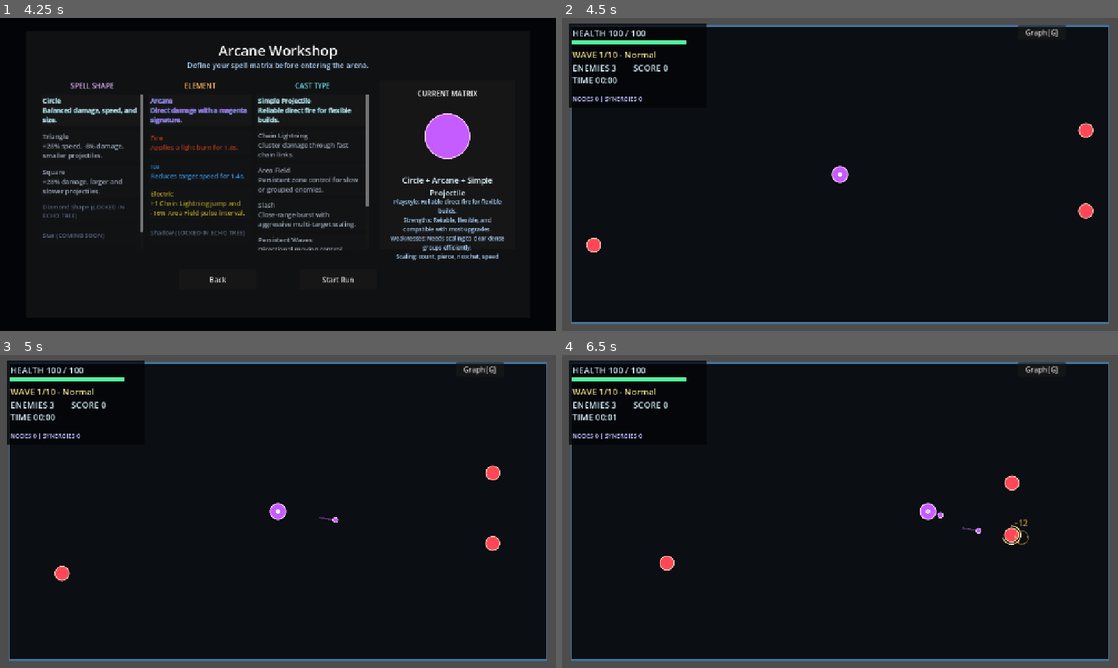
Above: before the commit, frames 1-4 (two rows, left to right).
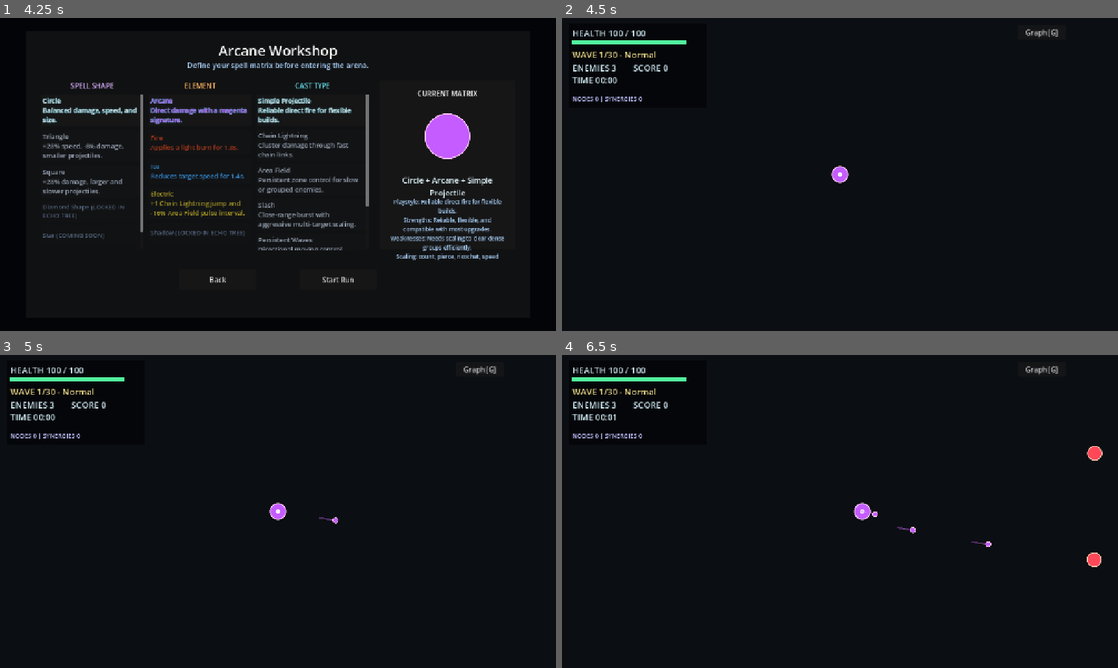
Above: after the commit, the same moments.

Repository: Gustavo-Wallace/nodecaster-arena
Game: Godot game, scene res://scenes/ui/main_menu.tscn
Same seed, same stepped clock (60 frames per second), same inputs: the game is played once before the commit and once after it.
Inputs (mouse positions are in pixels of both pictures, inside the frame that each line leads up to):
- Up to frame 1 (4.25 s): click "Play" at 0.5 s; click "Choose" at 1.25 s; click "Persistent Waves Directional …" at 2 s; click "Persistent Waves Directional …" at 2.75 s; click "Persistent Waves Directional …" at 3.5 s
- Up to frame 2 (4.5 s): click "Start Run" at 4.25 s
- Up to frame 3 (5 s): no input
- Up to frame 4 (6.5 s): click "Graph [G]" at 5 s; tap Enter at 5.75 s; move the mouse to (962, 495) at 5.77 s; hold D from 5.78 s (still down); tap G at 5.85 s

Frame 1 is identical in both runs. In frame 2, 9.2% of the frame differs, in the area x 0-100%, y 0-100%; in frame 3, 9.2%; in frame 4, 9.9%.

Commit message:
expande run para endgame caotico

Diff:
--- a/scripts/game/game.gd
+++ b/scripts/game/game.gd
@@ -33,14 +33,15 @@
 @export var arena_position: Vector2 = Vector2(96.0, 72.0)
 @export var arena_size: Vector2 = Vector2(1088.0, 576.0)
 @export var arena_padding: Vector2 = Vector2(22.0, 18.0)
+@export var arena_world_scale: float = 1.5
 @export var auto_fire_interval: float = 0.45
-@export var min_auto_fire_interval: float = 0.16
+@export var min_auto_fire_interval: float = 0.11
 @export var projectile_damage: int = 12
 @export var projectile_speed: float = 520.0
 @export var projectile_count: int = 1
-@export var max_projectile_count: int = 5
-@export var max_projectile_pierce: int = 6
-@export var max_projectile_bounces: int = 5
+@export var max_projectile_count: int = 18
+@export var max_projectile_pierce: int = 20
+@export var max_projectile_bounces: int = 16
 @export var projectile_spread_degrees: float = 12.0
 @export var projectile_pierce: int = 0
 @export var projectile_bounce: int = 0
@@ -51,9 +52,9 @@
 @export var chain_jump_range: float = 185.0
 # max_hits inclui o primeiro alvo: a cadeia base nunca atinge mais de tres inimigos.
 @export var chain_max_hits: int = 3
-@export var chain_max_hits_cap: int = 8
-@export var chain_max_jump_range: float = 320.0
-@export var chain_min_cast_interval: float = 0.55
+@export var chain_max_hits_cap: int = 24
+@export var chain_max_jump_range: float = 560.0
+@export var chain_min_cast_interval: float = 0.2
 @export var chain_cast_interval_multiplier: float = 1.45
 @export var chain_damage_falloff: float = 0.65
 @export var chain_base_damage_multiplier: float = 0.68
@@ -64,11 +65,11 @@
 @export var area_tick_interval: float = 0.5
 @export var area_tick_damage_multiplier: float = 0.35
 @export var area_cast_interval_multiplier: float = 1.6
-@export var area_min_cast_interval: float = 0.8
-@export var area_max_active: int = 4
-@export var area_max_duration: float = 5.0
-@export var area_min_tick_interval: float = 0.25
-@export var area_max_size_multiplier: float = 2.5
+@export var area_min_cast_interval: float = 0.25
+@export var area_max_active: int = 12
+@export var area_max_duration: float = 12.0
+@export var area_min_tick_interval: float = 0.12
+@export var area_max_size_multiplier: float = 5.0
 @export var slash_range: float = 260.0
 @export var slash_damage_multiplier: float = 1.15
 @export var slash_cast_interval_multiplier: float = 1.45
@@ -76,10 +77,10 @@
 @export var slash_width: float = 10.0
 @export var slash_targets: int = 1
 @export var slash_visual_duration: float = 0.16
-@export var slash_min_cast_interval: float = 0.45
-@export var slash_max_targets: int = 6
-@export var slash_max_range: float = 520.0
-@export var slash_max_size_multiplier: float = 2.5
+@export var slash_min_cast_interval: float = 0.16
+@export var slash_max_targets: int = 20
+@export var slash_max_range: float = 1000.0
+@export var slash_max_size_multiplier: float = 5.0
 @export var wave_range: float = 500.0
 @export var wave_speed: float = 340.0
 @export var wave_lifetime: float = 1.4
@@ -88,27 +89,27 @@
 @export var wave_width: float = 70.0
 @export var wave_length: float = 28.0
 @export var wave_hit_cooldown_per_enemy: float = 0.35
-@export var max_active_waves: int = 3
-@export var wave_min_cast_interval: float = 0.55
-@export var wave_max_width: float = 180.0
-@export var wave_max_lifetime: float = 3.0
-@export var wave_max_active: int = 5
-@export var wave_max_speed: float = 620.0
-@export var wave_min_hit_cooldown_per_enemy: float = 0.18
-@export var summon_lifetime: float = 7.0
+@export var max_active_waves: int = 5
+@export var wave_min_cast_interval: float = 0.2
+@export var wave_max_width: float = 420.0
+@export var wave_max_lifetime: float = 8.0
+@export var wave_max_active: int = 12
+@export var wave_max_speed: float = 1100.0
+@export var wave_min_hit_cooldown_per_enemy: float = 0.08
+@export var summon_lifetime: float = 8.0
 @export var summon_attack_range: float = 280.0
-@export var summon_attack_interval: float = 0.9
-@export var summon_damage_multiplier: float = 0.35
+@export var summon_attack_interval: float = 0.72
+@export var summon_damage_multiplier: float = 0.48
 @export var summon_cast_interval_multiplier: float = 1.8
-@export var summon_max_active: int = 2
+@export var summon_max_active: int = 3
 @export var summon_spawn_radius: float = 70.0
 @export var summon_move_speed: float = 140.0
-@export var summon_min_cast_interval: float = 0.8
-@export var summon_max_active_cap: int = 6
-@export var summon_max_lifetime: float = 14.0
-@export var summon_min_attack_interval: float = 0.35
-@export var summon_max_attack_range: float = 480.0
-@export var summon_max_damage_multiplier: float = 1.2
+@export var summon_min_cast_interval: float = 0.3
+@export var summon_max_active_cap: int = 12
+@export var summon_max_lifetime: float = 24.0
+@export var summon_min_attack_interval: float = 0.18
+@export var summon_max_attack_range: float = 720.0
+@export var summon_max_damage_multiplier: float = 2.0
 @export var base_enemies_per_wave: int = 1
 @export var enemies_added_per_wave: int = 2
 @export var wave_interval: float = 2.0
@@ -117,9 +118,10 @@
 @export var fallback_enemy_score_value: int = 10
 @export var spawn_edge_padding: float = 28.0
 @export var min_spawn_distance_from_player: float = 180.0
-@export var max_run_wave: int = 10
-@export var miniboss_wave: int = 5
-@export var boss_wave: int = 10
+@export var max_run_wave: int = 30
+@export var miniboss_wave: int = 10
+@export var elite_miniboss_wave: int = 20
+@export var boss_wave: int = 30
 
 var player: Node2D
 var hud: Control
@@ -229,6 +231,7 @@
 func _process(delta: float) -> void:
 	if not _run_finished:
 		run_time_seconds += delta
+		_update_camera_position(delta)
 		_update_unstable_field(delta)
 		var opening_charge_was_active := _opening_charge_time_left > 0.0
 		_opening_charge_time_left = maxf(_opening_charge_time_left - delta, 0.0)
@@ -275,11 +278,8 @@
 
 func _configure_arena_to_viewport() -> void:
 	var viewport_size := get_viewport_rect().size
-	var safe_size := Vector2(
-		maxf(viewport_size.x - arena_padding.x * 2.0, 320.0),
-		maxf(viewport_size.y - arena_padding.y * 2.0, 240.0)
-	)
-	arena_position = arena_padding
+	var safe_size := Vector2(maxf(viewport_size.x * arena_world_scale, 480.0), maxf(viewport_size.y * arena_world_scale, 360.0))
+	arena_position = (viewport_size - safe_size) * 0.5
 	arena_size = safe_size
 	arena_rect = Rect2(arena_position, arena_size)
 
@@ -397,21 +397,14 @@
 		return "boss"
 	if wave_number == miniboss_wave:
 		return "mini_boss"
+	if wave_number == elite_miniboss_wave:
+		return "mini_boss"
 
 	return "normal"
 
 
 func _create_wave_enemy_counts() -> Dictionary:
-	return {
-		1: 3,
-		2: 4,
-		3: 6,
-		4: 7,
-		6: 9,
-		7: 10,
-		8: 11,
-		9: 12,
-	}
+	return {}
 
 
 func _create_run_stats() -> Dictionary:
@@ -649,10 +642,13 @@
 	match current_wave_type:
 		"mini_boss":
 			_spawn_enemy(PENTAGON_MINIBOSS_SCENE, arena_rect.get_center() + Vector2(0.0, -120.0))
-			for _index in range(2):
+			var support_count := 8 if current_wave < elite_miniboss_wave else 22
+			for _index in range(support_count):
 				_spawn_enemy(CIRCLE_CHASER_SCENE, _get_spawn_position_near_arena_edge())
 		"boss":
 			_spawn_enemy(HEXAGON_BOSS_SCENE, arena_rect.get_center() + Vector2(0.0, -110.0))
+			for _index in range(70):
+				_spawn_enemy(_choose_enemy_scene_from_pool(_get_enemy_pool_for_wave(current_wave, 14)), _get_spawn_position_near_arena_edge())
 		_:
 			var enemy_scenes := _build_enemy_scenes_for_wave(current_wave)
 			for enemy_scene in enemy_scenes:
@@ -663,7 +659,8 @@
 	if _wave_enemy_counts.has(wave_number):
 		return int(_wave_enemy_counts[wave_number])
 
-	return base_enemies_per_wave + wave_number * enemies_added_per_wave
+	var progress: float = clampf(float(wave_number - 1) / float(maxi(max_run_wave - 1, 1)), 0.0, 1.0)
+	return clampi(int(round(3.0 + pow(progress, 1.45) * 102.0)), 3, 105)
 
 
 func _build_enemy_scenes_for_wave(wave_number: int) -> Array[PackedScene]:
@@ -777,19 +774,20 @@
 
 
 func _apply_wave_scaling_to_enemy(enemy: Node) -> void:
-	if current_wave_type != "normal":
-		return
-
-	var wave_bonus := maxi(current_wave - 1, 0)
+	var progress: float = clampf(float(current_wave - 1) / float(maxi(max_run_wave - 1, 1)), 0.0, 1.0)
 	var base_health = enemy.get("max_health")
 	var base_speed = enemy.get("speed")
 
 	if base_health != null:
-		var scaled_health := int(base_health) + wave_bonus * enemy_health_per_wave
+		var scaled_health := int(round(float(base_health) * (1.0 + progress * 1.65)))
+		if current_wave_type == "mini_boss" and current_wave >= elite_miniboss_wave:
+			scaled_health = int(round(float(scaled_health) * 1.45))
+		elif current_wave_type == "boss":
+			scaled_health = int(round(float(scaled_health) * 1.35))
 		scaled_health = maxi(1, int(round(float(scaled_health) * float(current_wave_modifier.get("health_multiplier", 1.0)))))
 		enemy.set("max_health", scaled_health)
 	if base_speed != null:
-		var scaled_speed := float(base_speed) + float(wave_bonus) * enemy_speed_per_wave
+		var scaled_speed := float(base_speed) * (1.0 + progress * 0.5)
 		scaled_speed *= float(current_wave_modifier.get("speed_multiplier", 1.0))
 		enemy.set("speed", scaled_speed)
 
@@ -2042,6 +2040,12 @@
 
 
 func _get_wave_title(wave_type: String) -> String:
+	if current_wave == 10:
+		return "Distortion Rising"
+	if current_wave == 20:
+		return "Reality Fracturing"
+	if current_wave == 30:
+		return "Final Convergence"
 	match wave_type:
 		"mini_boss":
 			return "Mini-Boss"
@@ -2371,6 +2375,16 @@
 	camera.make_current()
 
 
+func _update_camera_position(delta: float) -> void:
+	if not is_instance_valid(camera) or not is_instance_valid(player):
+		return
+	var viewport_half: Vector2 = get_viewport_rect().size * 0.5
+	var desired: Vector2 = player.global_position
+	desired.x = clampf(desired.x, arena_rect.position.x + viewport_half.x, arena_rect.end.x - viewport_half.x)
+	desired.y = clampf(desired.y, arena_rect.position.y + viewport_half.y, arena_rect.end.y - viewport_half.y)
+	camera.position = camera.position.lerp(desired, clampf(delta * 5.5, 0.0, 1.0))
+
+
 func _start_camera_shake(duration: float, strength: float) -> void:
 	_camera_shake_duration = duration
 	_camera_shake_time_left = duration
@@ -2502,6 +2516,7 @@
 
 	_clear_projectiles()
 	_clear_area_spells()
+	_clear_persistent_waves()
 	_clear_summons()
 
 
@@ -2521,6 +2536,13 @@
 	_active_area_spells.clear()
 
 
+func _clear_persistent_waves() -> void:
+	for wave in _active_persistent_waves:
+		if is_instance_valid(wave):
+			wave.queue_free()
+	_active_persistent_waves.clear()
+
+
 func _clear_summons() -> void:
 	for echo in _active_summons:
 		if is_instance_valid(echo):
--- a/scripts/game/run_upgrade_data.gd
+++ b/scripts/game/run_upgrade_data.gd
@@ -54,7 +54,7 @@
 			"id": "initial_fragmentation", "name": "Initial Fragmentation", "description": "+1 projectile per cast in a spread.",
 			"category": "projectile", "branch": "form", "effect_type": "projectile_count", "node_label": "Fragment",
 			"compatible_deliveries": playable_delivery_ids, "values": {"projectile_count_bonus": 1},
-			"max_stacks_by_delivery": {"simple_projectile": 4, "chain_lightning": 2, "area": 3, "slash": 3, "persistent_waves": 3, "summon": 4},
+			"max_stacks_by_delivery": {"simple_projectile": 16, "chain_lightning": 12, "area": 12, "slash": 12, "persistent_waves": 12, "summon": 9},
 			"delivery_effects": {
 				"chain_lightning": {"name": "Extra Link", "description": "Hits +1 total target per chain. 2 stack limit.", "impact_text": "+1 maximum target"},
 				"area": {"name": "Field Size", "description": "Increases Area Field size. 3 stack limit.", "impact_text": "+18% Area size"},
@@ -66,7 +66,7 @@
 		{
 			"id": "piercing", "name": "Piercing", "description": "Projectiles pass through +1 enemy.",
 			"category": "projectile", "branch": "form", "effect_type": "projectile_pierce", "node_label": "Pierce", "unlock_id": "upgrade_piercing",
-			"values": {"pierce_bonus": 1}, "max_stacks_by_delivery": {"simple_projectile": 6, "chain_lightning": 3},
+			"values": {"pierce_bonus": 1}, "max_stacks_by_delivery": {"simple_projectile": 18, "chain_lightning": 12},
 			"compatible_deliveries": ["simple_projectile", "chain_lightning"],
 			"delivery_effects": {
 				"chain_lightning": {"name": "Reduced Falloff", "description": "Each jump retains more damage. 3 stack limit.", "impact_text": "+5% damage retained per jump"},
@@ -75,7 +75,7 @@
 		{
 			"id": "ricochet", "name": "Ricochet", "description": "Projectiles ricochet +1 time from arena edges.",
 			"category": "projectile", "branch": "form", "effect_type": "projectile_bounce", "node_label": "Ricochet",
-			"values": {"bounce_bonus": 1}, "max_stacks_by_delivery": {"simple_projectile": 5},
+			"values": {"bounce_bonus": 1}, "max_stacks_by_delivery": {"simple_projectile": 14},
 			"compatible_deliveries": ["simple_projectile"],
 		},
 		{
@@ -95,7 +95,7 @@
 			"category": "projectile", "branch": "form", "effect_type": "heavy_projectile", "node_label": "Orb",
 			"compatible_deliveries": playable_delivery_ids,
 			"values": {"damage_multiplier": 1.4, "speed_multiplier": 0.85, "size_bonus": 0.2},
-			"max_stacks_by_delivery": {"chain_lightning": 2, "area": 2, "slash": 2, "persistent_waves": 2, "summon": 2},
+			"max_stacks_by_delivery": {"chain_lightning": 8, "area": 8, "slash": 8, "persistent_waves": 8, "summon": 6},
 			"delivery_effects": {
 				"chain_lightning": {"name": "Heavy Discharge", "description": "+40% Chain Lightning damage with -12% initial range.", "impact_text": "+40% damage, -12% range"},
 				"area": {"name": "Dense Field", "description": "+40% damage and a larger Area Field with slower cadence.", "impact_text": "+40% damage, +20% size"},
@@ -108,7 +108,7 @@
 			"id": "cutting_echo", "name": "Cutting Echo", "description": "Every 4 casts, launches an extra strong projectile.",
 			"category": "rhythm", "branch": "rhythm", "effect_type": "special_projectile", "node_label": "Echo",
 			"values": {"shot_interval": 4, "damage_multiplier_bonus": 0.25},
-			"max_stacks_by_delivery": {"chain_lightning": 2, "area": 2, "slash": 2, "persistent_waves": 2, "summon": 2},
+			"max_stacks_by_delivery": {"chain_lightning": 8, "area": 8, "slash": 8, "persistent_waves": 8, "summon": 6},
 			"compatible_deliveries": playable_delivery_ids,
 			"delivery_effects": {
 				"chain_lightning": {"name": "Resonant Echo", "description": "Every 4 chains, the next gains extra damage and +1 target.", "impact_text": "Echo: extra damage and +1 target"},
